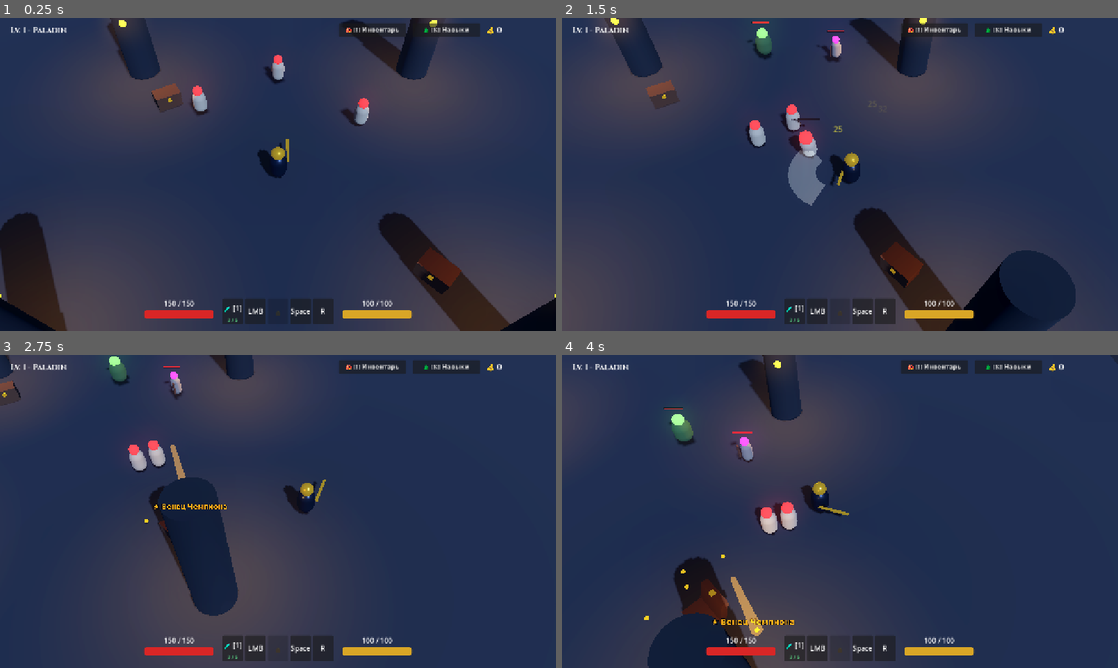
Above: before the commit, frames 1-4 (two rows, left to right).
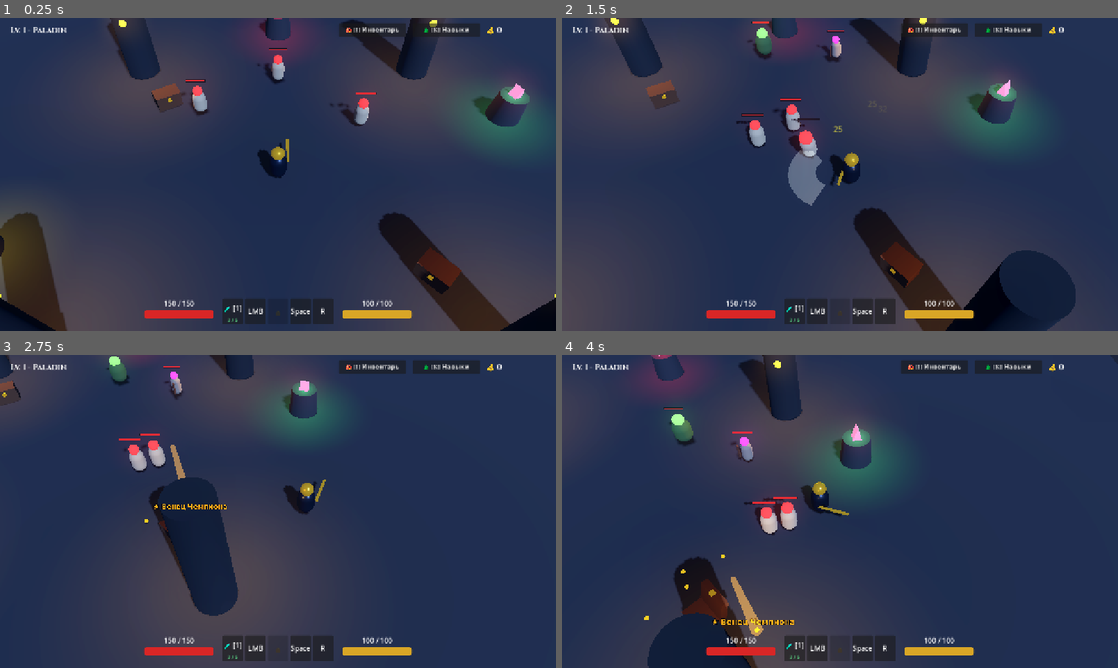
Above: after the commit, the same moments.

Repository: pAXLs/devil_hanter_game
Game: Godot game, scene res://scenes/world/Main.tscn
Two runs of this game, one before a commit and one after it. Both use one fixed random seed, a clock stepped at 60 frames per second and the inputs below.
Inputs (mouse positions are in pixels of both pictures, inside the frame that each line leads up to):
- Up to frame 1 (0.25 s): no input
- Up to frame 2 (1.5 s): tap Enter at 0.5 s; move the mouse to (962, 158) at 0.52 s; hold D (move_right) 0.53-1.28 s; tap F (interact) at 0.6 s; click (962, 158) at 0.67 s; move the mouse to (728, 190) at 1.27 s; hold S (move_down) from 1.28 s (still down); click (728, 190) at 1.35 s
- Up to frame 3 (2.75 s): tap F (interact) at 1.55, 2.3 s; move the mouse to (333, 442) at 2.02 s; release S (move_down) at 2.03 s; hold D (move_right) from 2.03 s (still down); tap Space (dash) at 2.1 s
- Up to frame 4 (4 s): move the mouse to (812, 574) at 2.77 s; release D (move_right) at 2.78 s; hold W (move_up) 2.78-3.53 s; tap F (interact) at 2.85, 3.8 s; click (812, 574) at 2.92 s; move the mouse to (1006, 558) at 3.52 s; hold A (move_left) from 3.53 s (still down); hold 1 (use_potion) from 3.53 s (still down)

The runs differ from the first frame. In frame 1, 5.0% of the frame differs, in the area x 0-99%, y 0-88%; in frame 2, 3.1%; in frame 3, 1.7%; in frame 4, 3.4%.

Commit message:
Implement interactive Shrines (Frenzy, Protection, Greed) and Elite Enemy Affixes (Molten, Frozen, Vampiric)

Diff:
--- /dev/null
+++ b/scenes/combat/LavaPatch.tscn
@@ -0,0 +1,38 @@
+[gd_scene load_steps=5 format=3 uid="uid://ci84t2vqm0yr3"]
+
+[ext_resource type="Script" path="res://scripts/combat/LavaPatch.gd" id="1_lava"]
+
+[sub_resource type="CylinderShape3D" id="CylinderShape3D_hit"]
+height = 0.5
+radius = 1.3
+
+[sub_resource type="StandardMaterial3D" id="StandardMaterial3D_magma"]
+transparency = 1
+blend_mode = 1
+shading_mode = 0
+albedo_color = Color(1, 0.35, 0.05, 0.5)
+
+[sub_resource type="CylinderMesh" id="CylinderMesh_disc"]
+material = SubResource("StandardMaterial3D_magma")
+top_radius = 1.3
+bottom_radius = 1.3
+height = 0.08
+
+[node name="LavaPatch" type="Area3D"]
+collision_layer = 0
+collision_mask = 2
+script = ExtResource("1_lava")
+
+[node name="CollisionShape3D" type="CollisionShape3D" parent="."]
+transform = Transform3D(1, 0, 0, 0, 1, 0, 0, 0, 1, 0, 0.25, 0)
+shape = SubResource("CylinderShape3D_hit")
+
+[node name="MeshInstance3D" type="MeshInstance3D" parent="."]
+transform = Transform3D(1, 0, 0, 0, 1, 0, 0, 0, 1, 0, 0.04, 0)
+mesh = SubResource("CylinderMesh_disc")
+
+[node name="OmniLight3D" type="OmniLight3D" parent="."]
+transform = Transform3D(1, 0, 0, 0, 1, 0, 0, 0, 1, 0, 0.4, 0)
+light_color = Color(1, 0.4, 0.1, 1)
+light_energy = 1.6
+omni_range = 2.5
--- a/scenes/ui/HUD.tscn
+++ b/scenes/ui/HUD.tscn
@@ -78,6 +78,18 @@
 theme_override_font_sizes/font_size = 18
 text = "Lv. 1 - Paladin"
 
+[node name="ShrineBuffLabel" type="Label" parent="TopBar"]
+visible = false
+layout_mode = 1
+offset_left = 24.0
+offset_top = 48.0
+offset_right = 320.0
+offset_bottom = 74.0
+theme_override_fonts/font = ExtResource("3_font")
+theme_override_font_sizes/font_size = 14
+theme_override_colors/font_color = Color(1, 0.3, 0.3, 1)
+text = "🔥 ЯРОСТЬ: 30с"
+
 [node name="InventoryButton" type="Button" parent="TopBar"]
 layout_mode = 1
 anchors_preset = 1
--- a/scenes/ui/HealthBar3D.tscn
+++ b/scenes/ui/HealthBar3D.tscn
@@ -1,6 +1,7 @@
 [gd_scene load_steps=6 format=3 uid="uid://c3m7khp8u2ny1"]
 
 [ext_resource type="Script" path="res://scripts/ui/HealthBar3D.gd" id="1_hp"]
+[ext_resource type="FontFile" path="res://assets/fonts/Cinzel-Bold.ttf" id="2_font"]
 
 [sub_resource type="StandardMaterial3D" id="StandardMaterial3D_bg"]
 shading_mode = 0
@@ -26,3 +27,11 @@
 
 [node name="Fill" type="MeshInstance3D" parent="."]
 mesh = SubResource("BoxMesh_fill")
+
+[node name="NameLabel" type="Label3D" parent="."]
+transform = Transform3D(1, 0, 0, 0, 1, 0, 0, 0, 1, 0, 0.22, 0)
+visible = false
+billboard = 1
+font = ExtResource("2_font")
+font_size = 22
+outline_size = 6
--- a/scenes/world/Main.tscn
+++ b/scenes/world/Main.tscn
@@ -6,6 +6,7 @@
 [ext_resource type="PackedScene" path="res://scenes/enemies/SkeletonEnemy.tscn" id="4_skel"]
 [ext_resource type="PackedScene" path="res://scenes/ui/HUD.tscn" id="5_hud"]
 [ext_resource type="PackedScene" path="res://scenes/world/Chest.tscn" id="6_chest"]
+[ext_resource type="PackedScene" path="res://scenes/world/Shrine.tscn" id="7_shrine"]
 
 [sub_resource type="ProceduralSkyMaterial" id="ProceduralSkyMaterial_sky"]
 sky_top_color = Color(0.08, 0.1, 0.18, 1)
@@ -200,3 +201,16 @@
 
 [node name="Chest2" parent="Chests" instance=ExtResource("6_chest")]
 transform = Transform3D(0.707107, 0, -0.707107, 0, 1, 0, 0.707107, 0, 0.707107, 6, 0, 5)
+
+[node name="Shrines" type="Node3D" parent="."]
+
+[node name="ShrineFrenzy" parent="Shrines" instance=ExtResource("7_shrine")]
+transform = Transform3D(1, 0, 0, 0, 1, 0, 0, 0, 1, 0, 0, -12)
+
+[node name="ShrineProtection" parent="Shrines" instance=ExtResource("7_shrine")]
+transform = Transform3D(1, 0, 0, 0, 1, 0, 0, 0, 1, -12, 0, 4)
+shrine_type = 1
+
+[node name="ShrineGreed" parent="Shrines" instance=ExtResource("7_shrine")]
+transform = Transform3D(1, 0, 0, 0, 1, 0, 0, 0, 1, 12, 0, -4)
+shrine_type = 2
--- /dev/null
+++ b/scenes/world/Shrine.tscn
@@ -0,0 +1,71 @@
+[gd_scene load_steps=10 format=3 uid="uid://ci84t2vqm0yr2"]
+
+[ext_resource type="Script" path="res://scripts/world/Shrine.gd" id="1_shrine"]
+[ext_resource type="FontFile" path="res://assets/fonts/Cinzel-Bold.ttf" id="2_font"]
+
+[sub_resource type="CylinderShape3D" id="CylinderShape3D_root"]
+height = 1.6
+radius = 0.8
+
+[sub_resource type="StandardMaterial3D" id="StandardMaterial3D_stone"]
+albedo_color = Color(0.18, 0.2, 0.24, 1)
+roughness = 0.9
+
+[sub_resource type="CylinderMesh" id="CylinderMesh_pedestal"]
+material = SubResource("StandardMaterial3D_stone")
+top_radius = 0.7
+bottom_radius = 0.85
+height = 1.4
+
+[sub_resource type="StandardMaterial3D" id="StandardMaterial3D_crystal"]
+albedo_color = Color(1, 0.2, 0.3, 1)
+emission_enabled = true
+emission = Color(1, 0.2, 0.3, 1)
+emission_energy_multiplier = 2.5
+
+[sub_resource type="PrismMesh" id="PrismMesh_crystal"]
+material = SubResource("StandardMaterial3D_crystal")
+size = Vector3(0.5, 0.7, 0.5)
+
+[sub_resource type="SphereShape3D" id="SphereShape3D_interact"]
+radius = 2.4
+
+[node name="Shrine" type="StaticBody3D"]
+collision_layer = 33
+collision_mask = 0
+script = ExtResource("1_shrine")
+
+[node name="CollisionShape3D" type="CollisionShape3D" parent="."]
+transform = Transform3D(1, 0, 0, 0, 1, 0, 0, 0, 1, 0, 0.7, 0)
+shape = SubResource("CylinderShape3D_root")
+
+[node name="Visuals" type="Node3D" parent="."]
+
+[node name="Pedestal" type="MeshInstance3D" parent="Visuals"]
+transform = Transform3D(1, 0, 0, 0, 1, 0, 0, 0, 1, 0, 0.7, 0)
+mesh = SubResource("CylinderMesh_pedestal")
+
+[node name="Crystal" type="MeshInstance3D" parent="Visuals"]
+transform = Transform3D(1, 0, 0, 0, 1, 0, 0, 0, 1, 0, 1.65, 0)
+mesh = SubResource("PrismMesh_crystal")
+
+[node name="OmniLight3D" type="OmniLight3D" parent="Visuals/Crystal"]
+light_color = Color(1, 0.2, 0.3, 1)
+light_energy = 2.2
+omni_range = 4.5
+
+[node name="PromptLabel" type="Label3D" parent="."]
+transform = Transform3D(1, 0, 0, 0, 1, 0, 0, 0, 1, 0, 2.35, 0)
+billboard = 1
+font = ExtResource("2_font")
+font_size = 32
+outline_size = 6
+text = "[F] Активировать Святилище"
+
+[node name="InteractArea" type="Area3D" parent="."]
+collision_layer = 0
+collision_mask = 2
+
+[node name="CollisionShape3D" type="CollisionShape3D" parent="InteractArea"]
+transform = Transform3D(1, 0, 0, 0, 1, 0, 0, 0, 1, 0, 0.8, 0)
+shape = SubResource("SphereShape3D_interact")
--- /dev/null
+++ b/scripts/combat/LavaPatch.gd
@@ -0,0 +1,30 @@
+class_name LavaPatch
+extends Area3D
+
+@export var damage_per_tick: float = 6.0
+@export var duration: float = 3.0
+@export var tick_interval: float = 0.5
+
+var tick_timer: float = 0.0
+
+@onready var mesh_inst: MeshInstance3D = $MeshInstance3D
+
+func _ready() -> void:
+	collision_layer = 0
+	collision_mask = 2 # Player
+
+	var tween := create_tween()
+	tween.tween_interval(duration - 0.4)
+	if mesh_inst and mesh_inst.material_override:
+		tween.tween_property(mesh_inst.material_override, "albedo_color:a", 0.0, 0.4)
+	tween.tween_callback(queue_free)
+
+func _physics_process(delta: float) -> void:
+	tick_timer += delta
+	if tick_timer >= tick_interval:
+		tick_timer = 0.0
+		for body in get_overlapping_bodies():
+			if body is PlayerController:
+				var hurt: Hurtbox3D = body.get_node_or_null("Hurtbox3D")
+				if hurt and not hurt.is_invulnerable:
+					hurt.received_damage.emit(damage_per_tick, false, self, 0.0)
--- a/scripts/core/Global.gd
+++ b/scripts/core/Global.gd
@@ -12,6 +12,9 @@
 signal boss_health_changed(current: float, max_val: float)
 signal boss_defeated()
 
+# Shrine buff signals
+signal shrine_buff_changed(shrine_type: int, time_left: float)
+
 var current_player: CharacterBody3D = null
 var player_class: String = "Paladin"
 var player_level: int = 1
--- a/scripts/enemies/BaseEnemy.gd
+++ b/scripts/enemies/BaseEnemy.gd
@@ -9,6 +9,18 @@
 @export var aggro_range: float = 14.0
 @export var attack_cooldown: float = 1.4
 
+const AFFIX_NONE = ""
+const AFFIX_MOLTEN = "molten"       # Leaves burning magma, explodes on death
+const AFFIX_FROZEN = "frozen"       # Chills & slows player on hit
+const AFFIX_VAMPIRIC = "vampiric"   # Heals 50% on hit
+
+@export var is_elite: bool = false
+@export var elite_affix: String = AFFIX_NONE
+
+var molten_timer: float = 0.0
+var lava_scene: PackedScene = preload("res://scenes/combat/LavaPatch.tscn")
+var aura_mesh: MeshInstance3D = null
+
 var gravity: float = ProjectSettings.get_setting("physics/3d/default_gravity")
 var attack_timer: float = 0.0
 var is_dead: bool = false
@@ -25,6 +37,59 @@
 func _ready() -> void:
 	if hurtbox:
 		hurtbox.received_damage.connect(_on_received_damage)
+	if health_bar and health_bar.has_method("update_health"):
+		health_bar.update_health(health, max_health)
+
+func make_elite(affix: String) -> void:
+	is_elite = true
+	elite_affix = affix
+	max_health = 120.0
+	health = max_health
+	attack_damage = 22.0
+
+	# 20% larger size
+	scale = Vector3(1.22, 1.22, 1.22)
+
+	var title := "★ ЭЛИТНЫЙ СКЕЛЕТ"
+	var col := Color.WHITE
+
+	match affix:
+		AFFIX_MOLTEN:
+			title = "★ [ОГНЕННЫЙ] СКЕЛЕТ"
+			col = Color(1.0, 0.4, 0.1, 1.0)
+		AFFIX_FROZEN:
+			title = "★ [ЛЕДЯНОЙ] СКЕЛЕТ"
+			col = Color(0.2, 0.8, 1.0, 1.0)
+		AFFIX_VAMPIRIC:
+			title = "★ [ВАМПИР] СКЕЛЕТ"
+			col = Color(1.0, 0.15, 0.25, 1.0)
+
+	if health_bar and health_bar.has_method("set_title"):
+		health_bar.set_title(title, col)
+		health_bar.update_health(health, max_health)
+
+	_create_elite_aura(col)
+
+func _create_elite_aura(color: Color) -> void:
+	if aura_mesh:
+		aura_mesh.queue_free()
+
+	aura_mesh = MeshInstance3D.new()
+	var disc := CylinderMesh.new()
+	disc.top_radius = 1.1
+	disc.bottom_radius = 1.1
+	disc.height = 0.05
+	aura_mesh.mesh = disc
+
+	var mat := StandardMaterial3D.new()
+	mat.transparency = BaseMaterial3D.TRANSPARENCY_ALPHA
+	mat.shading_mode = BaseMaterial3D.SHADING_MODE_UNSHADED
+	mat.blend_mode = BaseMaterial3D.BLEND_MODE_ADD
+	mat.albedo_color = Color(color.r, color.g, color.b, 0.4)
+	aura_mesh.material_override = mat
+
+	add_child(aura_mesh)
+	aura_mesh.position = Vector3(0, 0.04, 0)
 
 func _physics_process(delta: float) -> void:
 	if is_dead:
@@ -32,6 +97,16 @@
 
 	if not is_on_floor():
 		velocity.y -= gravity * delta
+
+	# Molten trail
+	if is_elite and elite_affix == AFFIX_MOLTEN:
+		molten_timer += delta
+		if molten_timer >= 1.6:
+			molten_timer = 0.0
+			var root := get_tree().current_scene
+			var lava = lava_scene.instantiate()
+			root.add_child(lava)
+			lava.global_position = global_position
 
 	if attack_timer > 0.0:
 		attack_timer -= delta
@@ -109,6 +184,13 @@
 					var hurt := target_player.get_node_or_null("Hurtbox3D")
 					if hurt and not hurt.is_invulnerable:
 						hurt.received_damage.emit(attack_damage, false, self, 7.0)
+						if is_elite and elite_affix == AFFIX_VAMPIRIC:
+							var heal_amt: float = minf(max_health - health, attack_damage * 0.6)
+							if heal_amt > 0.0:
+								health += heal_amt
+								Global.damage_spawned.emit(global_position + Vector3.UP * 1.8, int(heal_amt), false, false)
+								if health_bar and health_bar.has_method("update_health"):
+									health_bar.update_health(health, max_health)
 	)
 
 	# 3. RECOVERY (0.28s): Reset back to idle stance
@@ -161,19 +243,58 @@
 	if hurtbox:
 		hurtbox.queue_free()
 
-	# Drop physical loot drops & XP
-	Global.player_xp_changed.emit(25, 100, Global.player_level)
+	if is_elite and elite_affix == AFFIX_MOLTEN:
+		_spawn_molten_burst()
+
+	# Drop physical loot drops & XP (Elite grants 65 XP!)
+	Global.player_xp_changed.emit(65 if is_elite else 25, 100, Global.player_level)
 	_spawn_death_loot()
 
 	var tween := create_tween()
 	tween.tween_property(visuals, "scale", Vector3(0.01, 0.01, 0.01), 0.35).set_trans(Tween.TRANS_BACK).set_ease(Tween.EASE_IN)
 	tween.tween_callback(queue_free)
+
+func _spawn_molten_burst() -> void:
+	var root := get_tree().current_scene
+	AudioManager.play_toxic_burst()
+	for i in range(4):
+		var angle := i * (PI / 2.0)
+		var offset := Vector3(cos(angle) * 1.5, 0.0, sin(angle) * 1.5)
+		var lava = lava_scene.instantiate()
+		root.add_child(lava)
+		lava.global_position = global_position + offset
 
 func _spawn_death_loot() -> void:
 	var root := get_tree().current_scene
 	var loot_scene = preload("res://scenes/items/LootDrop.tscn")
 	var drop_origin := global_position + Vector3.UP * 0.3
 
+	if is_elite:
+		# Guaranteed elite reward: 4-6 coins, 1 potion, 1 Rare/Epic equipment!
+		for i in range(randi_range(4, 6)):
+			var coin = loot_scene.instantiate()
+			coin.item_type = 0
+			coin.amount = randi_range(6, 14)
+			root.add_child(coin)
+			coin.global_position = drop_origin
+
+		var pot = loot_scene.instantiate()
+		pot.item_type = 1
+		pot.amount = 1
+		pot.item_name = "Зелье Здоровья"
+		pot.rarity = 1
+		root.add_child(pot)
+		pot.global_position = drop_origin
+
+		var gear = loot_scene.instantiate()
+		gear.item_type = 2
+		gear.rarity = 2 if randf() < 0.4 else 1 # Epic or Rare
+		gear.item_name = "★ Клинок Победителя" if gear.rarity == 2 else "◆ Закаленный Палаш"
+		root.add_child(gear)
+		gear.global_position = drop_origin
+		return
+
+	# Standard enemy drops
 	# 35% chance to drop 1 Coin (Type 0 = Gold)
 	if randf() < 0.35:
 		var coin = loot_scene.instantiate()
--- a/scripts/player/PlayerController.gd
+++ b/scripts/player/PlayerController.gd
@@ -36,6 +36,10 @@
 @export var invuln_duration: float = 0.35 # Post-damage i-frames to prevent multiple hits
 var iron_skin_timer: float = 0.0
 
+# Shrine buffs: 0 = Frenzy (+100% crit & +25% atk speed), 1 = Protection (+75 armor & +8 hp/s regen)
+var active_shrine_type: int = -1
+var shrine_buff_timer: float = 0.0
+
 # References
 @onready var visuals: Node3D = $Visuals
 @onready var hurtbox: Area3D = $Hurtbox3D
@@ -75,10 +79,18 @@
 	return (attack_damage + InventoryManager.bonus_damage) * SkillManager.attack_damage_mult
 
 func get_effective_armor() -> float:
-	return InventoryManager.bonus_armor
+	var bonus := 75.0 if active_shrine_type == 1 else 0.0
+	return InventoryManager.bonus_armor + bonus
 
 func get_effective_crit_chance() -> float:
+	if active_shrine_type == 0:
+		return 1.0 # 100% Critical Strike Chance during Frenzy!
 	return 0.20 + SkillManager.crit_chance_bonus + InventoryManager.bonus_crit_chance
+
+func apply_shrine_buff(type: int, duration: float) -> void:
+	active_shrine_type = type
+	shrine_buff_timer = duration
+	Global.shrine_buff_changed.emit(active_shrine_type, shrine_buff_timer)
 
 func get_effective_crit_mult() -> float:
 	return 1.75 + SkillManager.crit_damage_bonus + InventoryManager.bonus_crit_damage
@@ -165,6 +177,18 @@
 	if SkillManager.hp_regen_per_sec > 0.0 and health < max_health:
 		health = minf(max_health, health + SkillManager.hp_regen_per_sec * delta)
 		Global.player_health_changed.emit(health, max_health)
+
+	# Protection Shrine Regen (+8 HP/s)
+	if active_shrine_type == 1 and health < max_health:
+		health = minf(max_health, health + 8.0 * delta)
+		Global.player_health_changed.emit(health, max_health)
+
+	if shrine_buff_timer > 0.0:
+		shrine_buff_timer -= delta
+		Global.shrine_buff_changed.emit(active_shrine_type, shrine_buff_timer)
+		if shrine_buff_timer <= 0.0:
+			active_shrine_type = -1
+			Global.shrine_buff_changed.emit(-1, 0.0)
 
 	if dash_cd_timer > 0.0:
 		dash_cd_timer -= delta
@@ -303,7 +327,8 @@
 
 func _perform_primary_attack() -> void:
 	is_attacking = true
-	attack_cd_timer = attack_cooldown
+	var cd := attack_cooldown * (0.75 if active_shrine_type == 0 else 1.0)
+	attack_cd_timer = cd
 
 	var tween := create_tween()
 
@@ -533,8 +558,8 @@
 		var reduction: float = 0.40 + (0.08 * iron_rank)
 		final_amount = maxf(1.0, amount * (1.0 - reduction))
 
-	# Equipment Armor damage reduction: damage * (100 / (100 + armor))
-	var armor: float = InventoryManager.bonus_armor
+	# Equipment & Shrine Armor damage reduction: damage * (100 / (100 + armor))
+	var armor: float = get_effective_armor()
 	if armor > 0.0:
 		var armor_mult: float = 100.0 / (100.0 + armor)
 		final_amount = maxf(1.0, final_amount * armor_mult)
--- a/scripts/ui/HUD.gd
+++ b/scripts/ui/HUD.gd
@@ -7,6 +7,7 @@
 @onready var resource_label: Label = $BottomBar/HBox/ResourceContainer/ResourceLabel
 @onready var gold_label: Label = $TopBar/GoldContainer/GoldLabel
 @onready var level_label: Label = $TopBar/LevelLabel
+@onready var shrine_buff_label: Label = $TopBar/ShrineBuffLabel
 @onready var skills_btn: Button = $TopBar/SkillsButton
 @onready var skill_tree_ui: Control = $SkillTreeUI
 @onready var inventory_btn: Button = $TopBar/InventoryButton
@@ -32,6 +33,7 @@
 	Global.boss_spawned.connect(_on_boss_spawned)
 	Global.boss_health_changed.connect(_on_boss_health_changed)
 	Global.boss_defeated.connect(_on_boss_defeated)
+	Global.shrine_buff_changed.connect(_on_shrine_buff_changed)
 
 	if skills_btn and skill_tree_ui:
 		skills_btn.pressed.connect(toggle_skill_tree)
@@ -170,3 +172,20 @@
 			boss_container.visible = false
 			boss_container.modulate.a = 1.0
 		)
+
+func _on_shrine_buff_changed(shrine_type: int, time_left: float) -> void:
+	if not shrine_buff_label:
+		return
+
+	if shrine_type == -1 or time_left <= 0.0:
+		shrine_buff_label.visible = false
+		return
+
+	shrine_buff_label.visible = true
+	var secs: int = int(ceilf(time_left))
+	if shrine_type == 0:
+		shrine_buff_label.text = "🔥 ЯРОСТЬ: %dс (+100%% Крит, Скорость)" % secs
+		shrine_buff_label.add_theme_color_override("font_color", Color(1.0, 0.28, 0.28))
+	elif shrine_type == 1:
+		shrine_buff_label.text = "🛡️ ЗАЩИТА: %dс (+75 Броня, Реген)" % secs
+		shrine_buff_label.add_theme_color_override("font_color", Color(1.0, 0.85, 0.25))
--- a/scripts/ui/HealthBar3D.gd
+++ b/scripts/ui/HealthBar3D.gd
@@ -3,6 +3,7 @@
 
 @onready var bg: MeshInstance3D = $Background
 @onready var fill: MeshInstance3D = $Fill
+@onready var name_label: Label3D = $NameLabel
 
 var max_val: float = 100.0
 var cur_val: float = 100.0
@@ -31,6 +32,13 @@
 		if hide_timer <= 0.0 and cur_val >= max_val:
 			visible = false
 
+func set_title(text: String, color: Color = Color.WHITE) -> void:
+	if name_label:
+		name_label.text = text
+		name_label.modulate = color
+		name_label.visible = (text != "")
+	visible = true
+
 func update_health(current: float, maximum: float) -> void:
 	cur_val = current
 	max_val = maximum
--- a/scripts/world/MainWorld.gd
+++ b/scripts/world/MainWorld.gd
@@ -68,6 +68,18 @@
 		enemy.position = spawn_pos
 		add_child(enemy)
 
+		# 18% chance to spawn as an Elite Champion with special affixes!
+		if selected_scene == enemy_scene and randf() < 0.18:
+			var aff_roll := randf()
+			var affix: String = BaseEnemy.AFFIX_MOLTEN
+			if aff_roll < 0.35:
+				affix = BaseEnemy.AFFIX_MOLTEN
+			elif aff_roll < 0.70:
+				affix = BaseEnemy.AFFIX_FROZEN
+			else:
+				affix = BaseEnemy.AFFIX_VAMPIRIC
+			enemy.make_elite(affix)
+
 func _spawn_boss() -> void:
 	boss_spawned = true
 	boss_active = true
--- /dev/null
+++ b/scripts/world/Shrine.gd
@@ -0,0 +1,139 @@
+class_name Shrine
+extends StaticBody3D
+
+const TYPE_FRENZY = 0     # +100% Crit Chance & +25% Attack Speed for 30s
+const TYPE_PROTECTION = 1 # +75 Armor & +8 HP/sec Regen for 30s
+const TYPE_GREED = 2      # Fountain of 12-16 Gold Coins + Epic Gear
+
+@export var shrine_type: int = TYPE_FRENZY
+@export var buff_duration: float = 30.0
+
+var is_activated: bool = false
+var player_in_range: bool = false
+
+@onready var crystal: MeshInstance3D = $Visuals/Crystal
+@onready var light: OmniLight3D = $Visuals/Crystal/OmniLight3D
+@onready var prompt_label: Label3D = $PromptLabel
+@onready var interact_area: Area3D = $InteractArea
+
+var loot_scene: PackedScene = preload("res://scenes/items/LootDrop.tscn")
+
+func _ready() -> void:
+	if prompt_label:
+		prompt_label.visible = false
+
+	if interact_area:
+		interact_area.body_entered.connect(_on_body_entered)
+		interact_area.body_exited.connect(_on_body_exited)
+
+	_setup_shrine_visuals()
+
+func _setup_shrine_visuals() -> void:
+	var color := Color.WHITE
+	var title := "Святилище"
+
+	match shrine_type:
+		TYPE_FRENZY:
+			color = Color(1.0, 0.15, 0.25, 1.0) # Crimson red
+			title = "Святилище Ярости (+100% Крит)"
+		TYPE_PROTECTION:
+			color = Color(1.0, 0.82, 0.2, 1.0) # Radiant golden
+			title = "Святилище Защиты (+75 Брони)"
+		TYPE_GREED:
+			color = Color(0.2, 0.95, 0.45, 1.0) # Emerald gold
+			title = "Святилище Богатства (Золотой Фонтан)"
+
+	if prompt_label:
+		prompt_label.text = "[F] " + title
+		prompt_label.modulate = color
+
+	if light:
+		light.light_color = color
+		light.light_energy = 2.2
+
+	if crystal and crystal.material_override:
+		var mat := crystal.material_override.duplicate() as StandardMaterial3D
+		if mat:
+			mat.albedo_color = color
+			mat.emission = color
+			crystal.material_override = mat
+
+func _physics_process(delta: float) -> void:
+	if crystal:
+		crystal.rotation.y += 1.6 * delta
+		crystal.position.y = 1.65 + sin(Time.get_ticks_msec() * 0.003) * 0.08
+
+	if is_activated or not player_in_range:
+		return
+
+	if Input.is_action_just_pressed("interact"):
+		activate_shrine()
+
+func _on_body_entered(body: Node3D) -> void:
+	if is_activated:
+		return
+	if body is PlayerController:
+		player_in_range = true
+		if prompt_label:
+			prompt_label.visible = true
+
+func _on_body_exited(body: Node3D) -> void:
+	if body is PlayerController:
+		player_in_range = false
+		if prompt_label:
+			prompt_label.visible = false
+
+func activate_shrine() -> void:
+	if is_activated:
+		return
+
+	is_activated = true
+	player_in_range = false
+	if prompt_label:
+		prompt_label.visible = false
+
+	AudioManager.play_hammer()
+
+	var cam = get_viewport().get_camera_3d()
+	if cam and cam.has_method("shake"):
+		cam.shake(0.25, 0.15)
+
+	# Pulse crystal and dim
+	var tween := create_tween()
+	tween.tween_property(crystal, "scale", Vector3(1.6, 1.6, 1.6), 0.2).set_trans(Tween.TRANS_BACK).set_ease(Tween.EASE_OUT)
+	tween.tween_property(crystal, "scale", Vector3(0.5, 0.5, 0.5), 0.4)
+	if light:
+		tween.parallel().tween_property(light, "light_energy", 0.4, 0.4)
+
+	# Trigger shrine effect
+	var player = Global.current_player
+	if player and is_instance_valid(player) and player.has_method("apply_shrine_buff"):
+		if shrine_type == TYPE_GREED:
+			_spawn_greed_fountain()
+		else:
+			player.apply_shrine_buff(shrine_type, buff_duration)
+
+func _spawn_greed_fountain() -> void:
+	var root := get_tree().current_scene
+	var spawn_origin := global_position + Vector3.UP * 1.8
+
+	# 14-18 Gold Coins
+	var coin_count := randi_range(14, 18)
+	for i in range(coin_count):
+		var coin = loot_scene.instantiate()
+		coin.item_type = 0
+		coin.amount = randi_range(8, 20)
+		root.add_child(coin)
+		coin.global_position = spawn_origin
+		var angle := randf() * TAU
+		var spd := randf_range(2.5, 4.5)
+		coin.velocity = Vector3(cos(angle) * spd, randf_range(4.5, 6.5), sin(angle) * spd)
+
+	# 1 Guaranteed Rare or Epic Gear
+	var gear = loot_scene.instantiate()
+	gear.item_type = 2
+	gear.rarity = 2 # Epic
+	gear.item_name = "◆ Клинок Древних Богов"
+	root.add_child(gear)
+	gear.global_position = spawn_origin
+	gear.velocity = Vector3(0, 5.5, 0)
Not shown, changed: AGENT_HANDOFF.md
